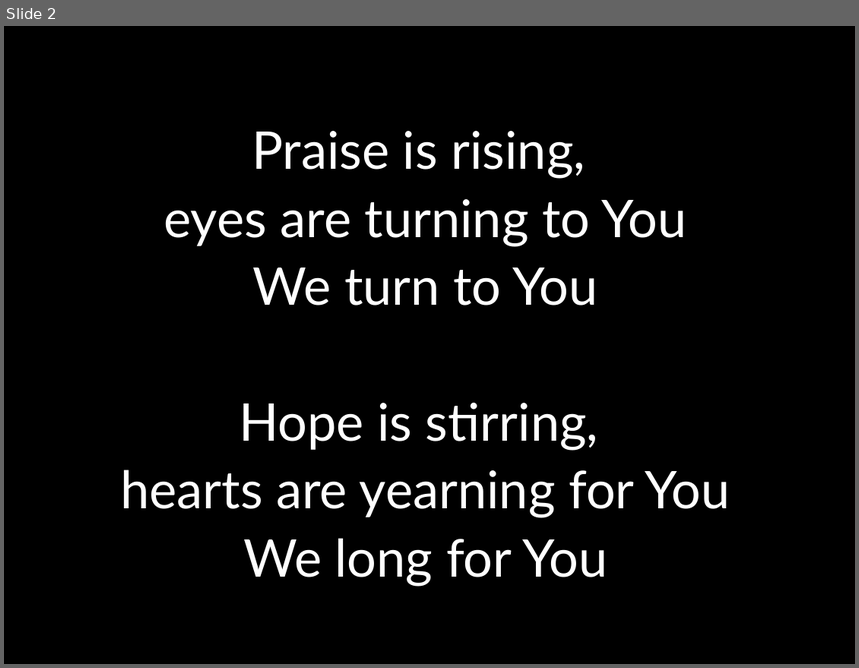
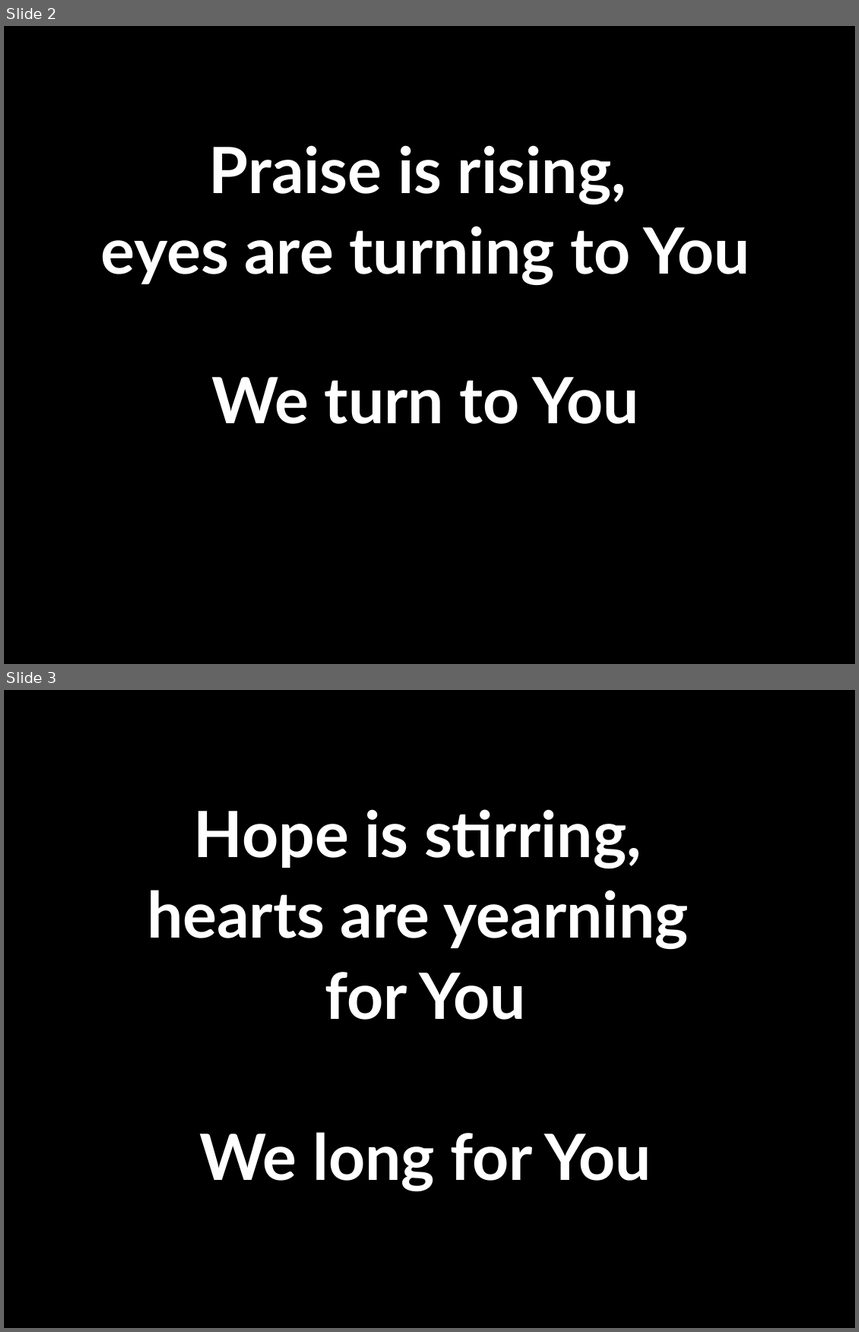
Before and after one commit to kendall412/worship, a slide deck: Hosanna (Praise is Rising).pptx. Shown one above the other, each under a label of ours: slide 2 before the commit, slides 2 and 3 after it. The pictures are 859x668 and 859x1332 pixels, drawn with LibreOffice and Linux fonts; fonts in the diff are those of the drawing. Boxes give left, top, right and bottom in pixels: in the first picture for what was removed or moved away, otherwise in the second. Text is boxed around its words. In the diff, an @@ line names an element or a change of style, - is before the commit and + after.

```diff
--- a/Hosanna (Praise is Rising).pptx
+++ b/Hosanna (Praise is Rising).pptx
@@ slide 3 added at [4, 690, 855, 1328], background #000000 @@
@@ subtitle added at [147, 809, 689, 1192], 54 pt, text #FFFFFF, bold @@
+Hope is stirring,
+hearts are yearning
+for You
+We long for You
@@ slide 2 changed as well @@
@@ subtitle "Praise is rising," at [101, 145, 750, 424]: size 44 to 54 pt, bold on @@
@@ subtitle at [120, 403, 730, 587]: paragraphs removed @@
-Hope is stirring,
-hearts are yearning for You
-We long for You
```
Also in this commit, not shown: 10 other slides changed, 4 other slides added, 5 other files.
